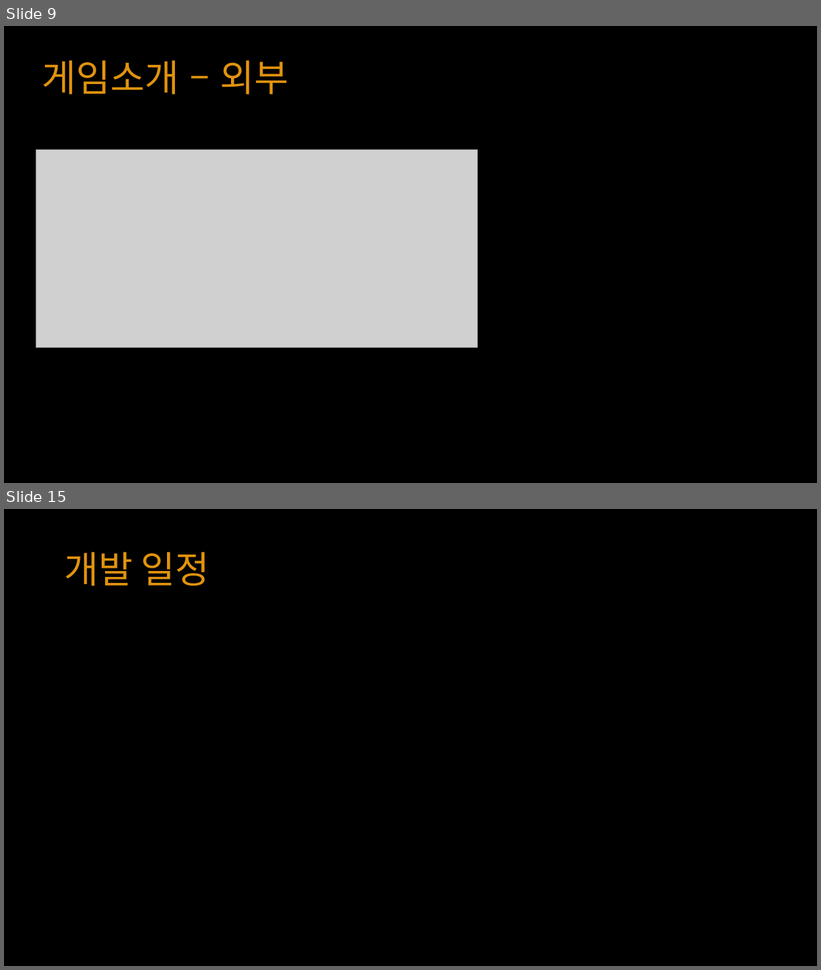
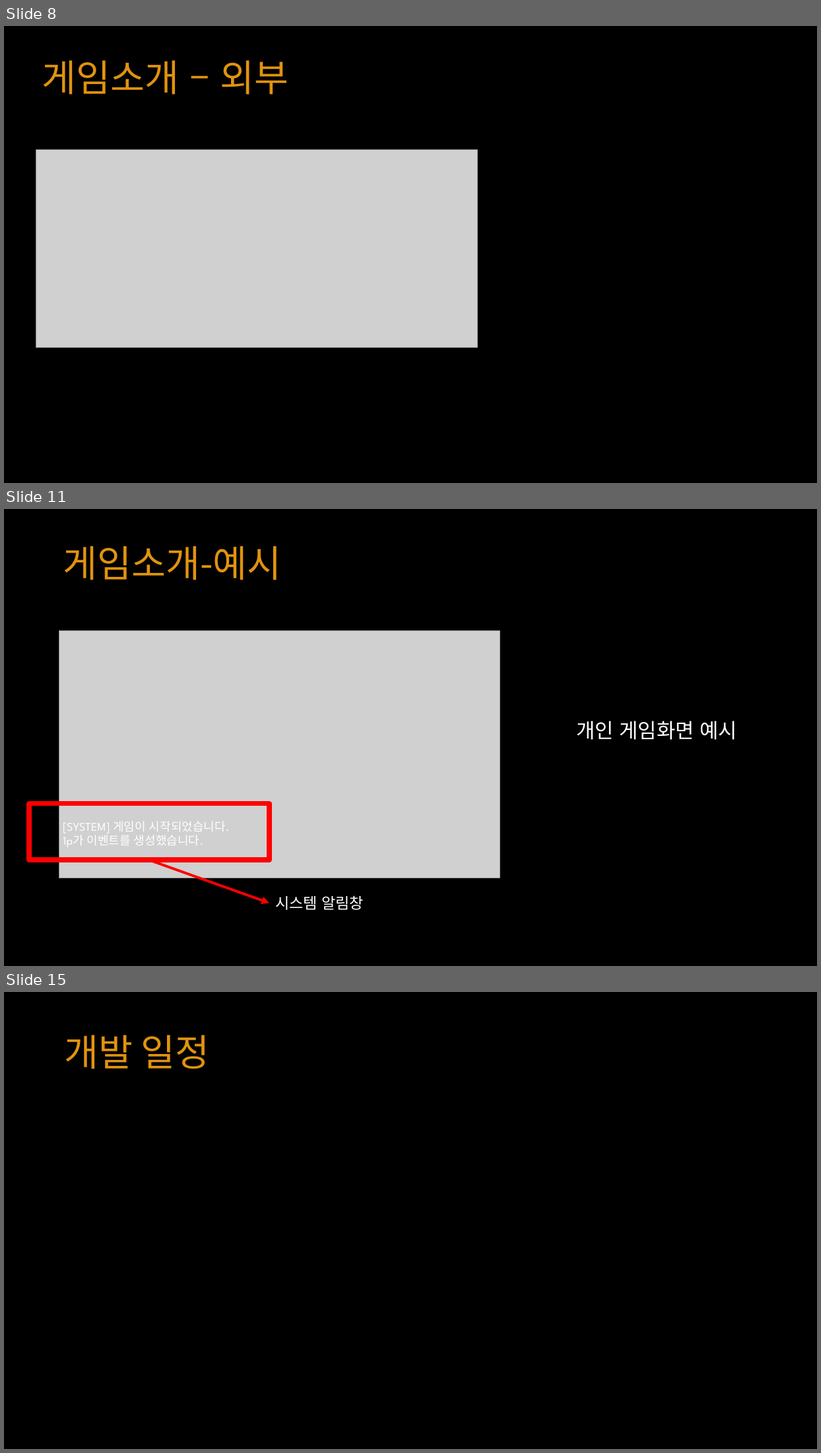
Before and after one commit to YKTeam/Room503, a slide deck: Document/Escape Cube(가제) ppt.pptx. Shown one above the other, each under a label of ours: slides 9 and 15 before the commit, slides 8, 11 and 15 after it; the slides between them are not shown. The pictures are 821x970 and 821x1453 pixels, drawn with LibreOffice and Linux fonts; fonts in the diff are those of the drawing; grey boxes stand for pictures. Boxes give left, top, right and bottom in pixels: in the first picture for what was removed or moved away, otherwise in the second. Text is boxed around its words. In the diff, an @@ line names an element or a change of style, - is before the commit and + after.

```diff
--- a/Document/Escape Cube(가제) ppt.pptx
+++ b/Document/Escape Cube(가제) ppt.pptx
@@ slide 11 added at box(4, 509, 817, 966), background #000000 @@
@@ text added at box(63, 546, 281, 580), 44 pt, text #E1930E @@
+게임소개-예시
@@ picture added at box(59, 630, 500, 879) @@
@@ text added at box(576, 721, 737, 740), 24 pt, text #FFFFFF @@
+개인 게임화면 예시
@@ rectangle added at box(29, 803, 269, 860), outline #FF0000 6 pt @@
@@ text added at box(63, 822, 230, 847), 14 pt, text #FFFFFF @@
+[SYSTEM] 게임이 시작되었습니다.
+1p가 이벤트를 생성했습니다.
@@ arrow added from (149, 860) to (269, 904), #FF0000 3 pt @@
@@ text added at box(275, 896, 364, 910), 18 pt, text #FFFFFF @@
+시스템 알림창
@@ what was slide 9 is now slide 8 @@
```
Also in this commit, not shown: 7 slides changed, 1 other slide added, 2 slides removed, 1 other file.
